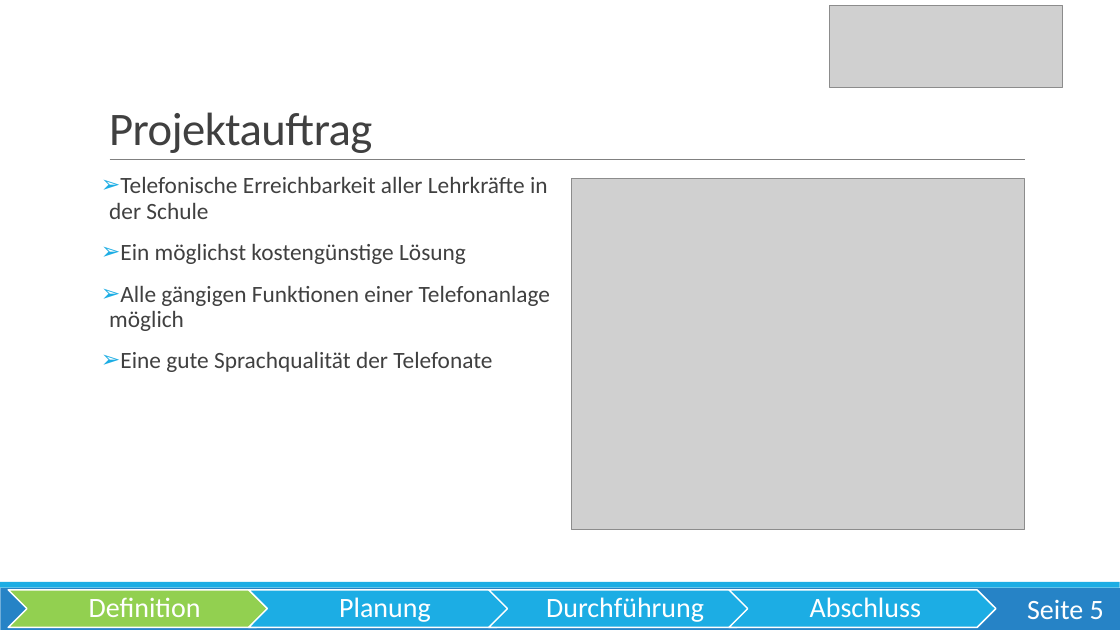
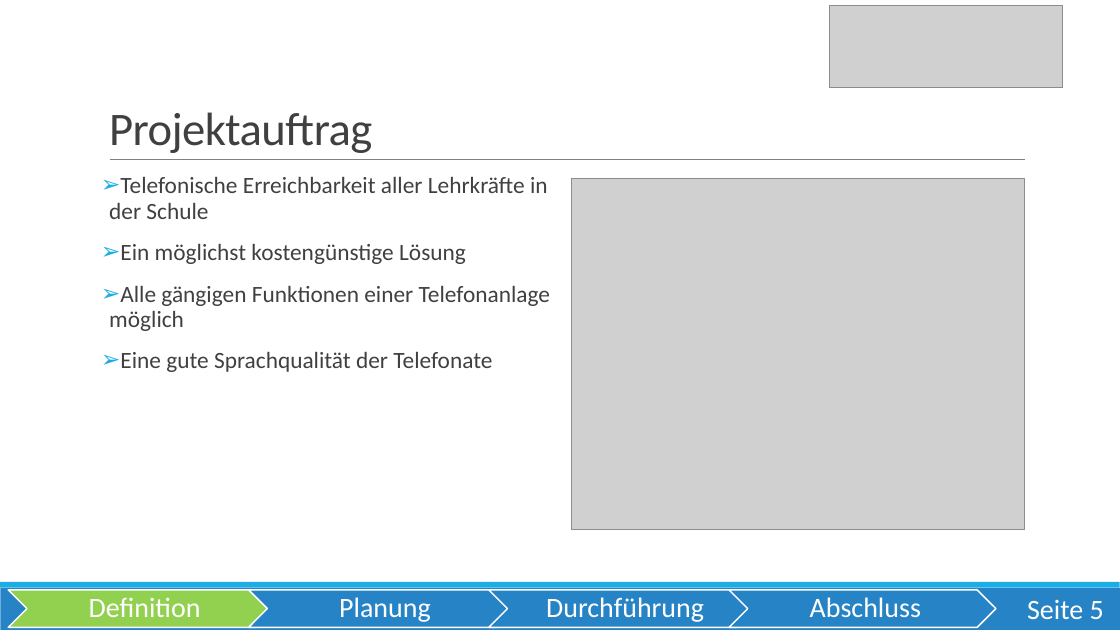
Before and after one commit to OberstufenprojektVOIP/OSP_VOIP, a slide deck: slide 5 of Pr-sentation/Präsentation VoIP Echt.pptx. Drawn at 1120x630 pixels with LibreOffice and Linux fonts; fonts in the diff are those of the drawing; grey boxes stand for pictures. Boxes give left, top, right and bottom in pixels: in the first picture for what was removed or moved away, otherwise in the second. Text is boxed around its words. In the diff, an @@ line names an element or a change of style, - is before the commit and + after.

```diff
--- a/Pr-sentation/Präsentation VoIP Echt.pptx
+++ b/Pr-sentation/Präsentation VoIP Echt.pptx
@@ fill #1CADE4 to #2683C6 in 3 elements at [249, 590, 516, 628], [489, 590, 756, 628], [729, 590, 996, 628] @@
```
Also in this commit, not shown: 6 other slides changed, 3 slides added.
